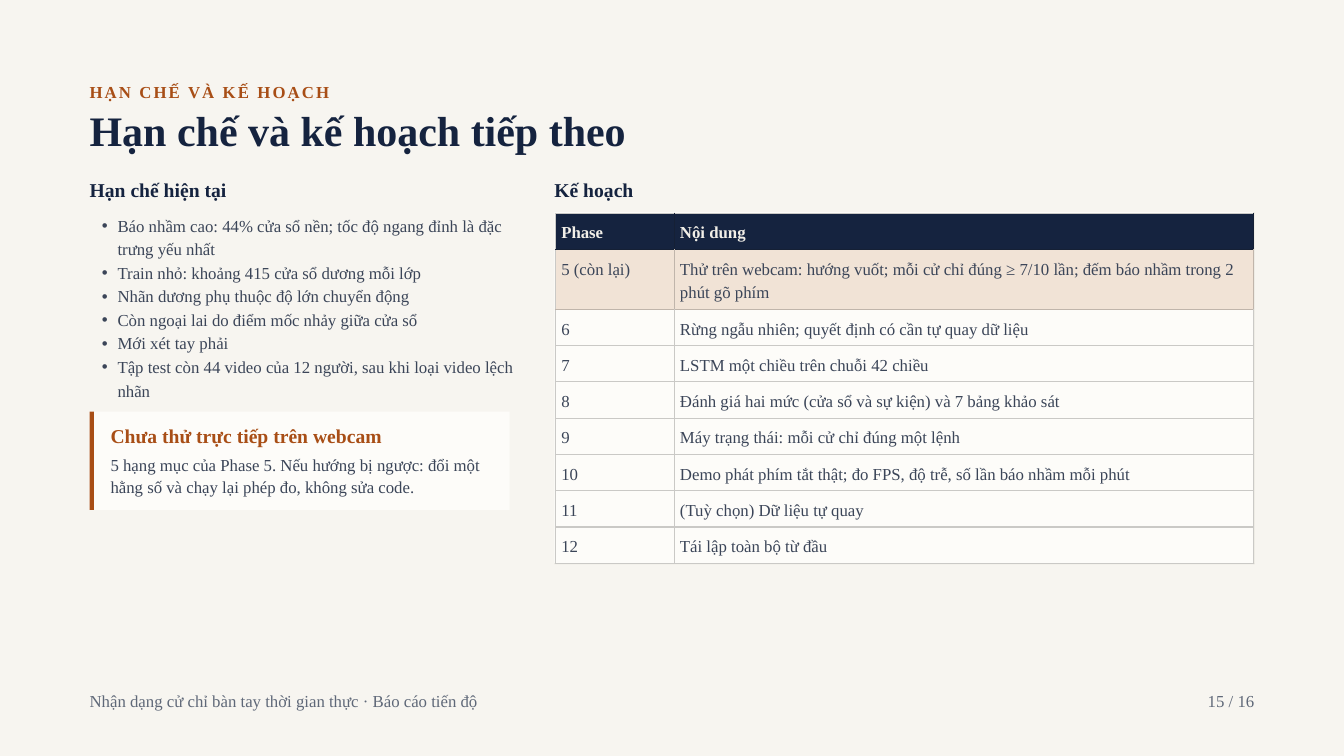
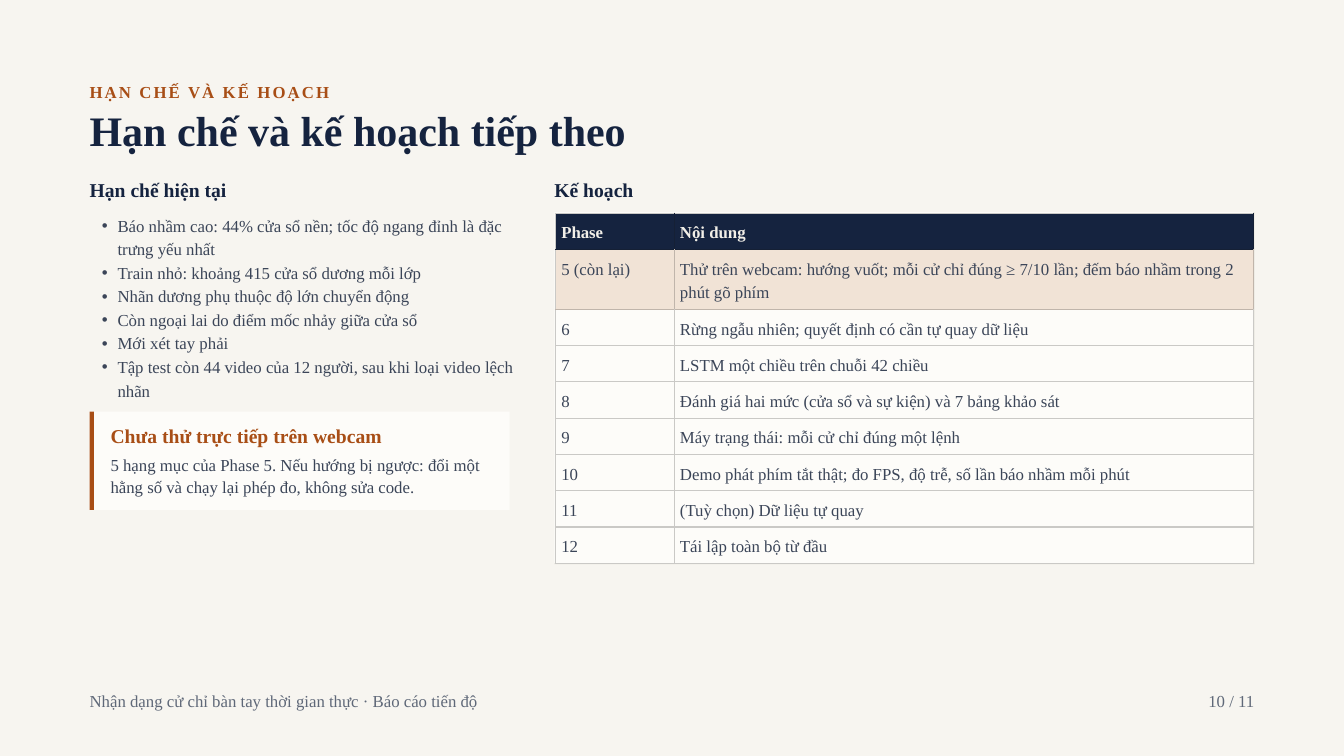
Before and after one commit to tienlamict/cv-action-recognition, a slide deck: slide 10 of slides/Report_phase_5.pptx (slide 15 before the commit). Drawn at 1344x756 pixels with LibreOffice and Linux fonts; fonts in the diff are those of the drawing. Boxes give left, top, right and bottom in pixels: in the first picture for what was removed or moved away, otherwise in the second. Text is boxed around its words. In the diff, an @@ line names an element or a change of style, - is before the commit and + after.

```diff
--- a/slides/Report_phase_5.pptx
+++ b/slides/Report_phase_5.pptx
@@ text at (1208,696,1254,707): text changed @@
-15 / 16
+10 / 11
```
Also in this commit, not shown: 9 other slides changed, 5 slides removed, 1 other file.
